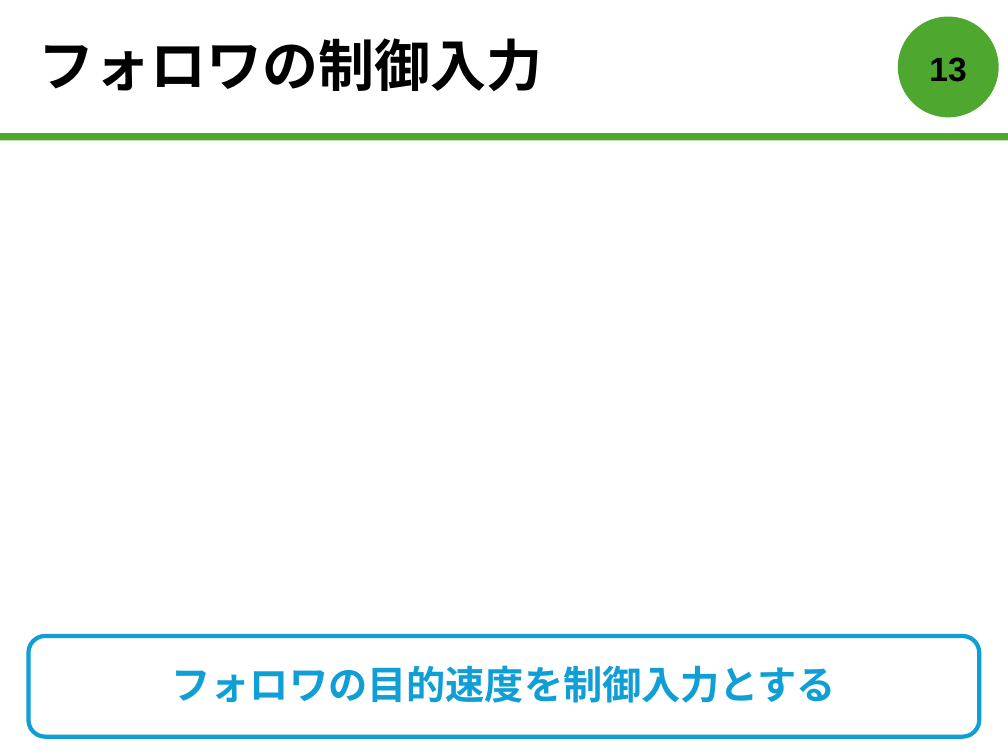
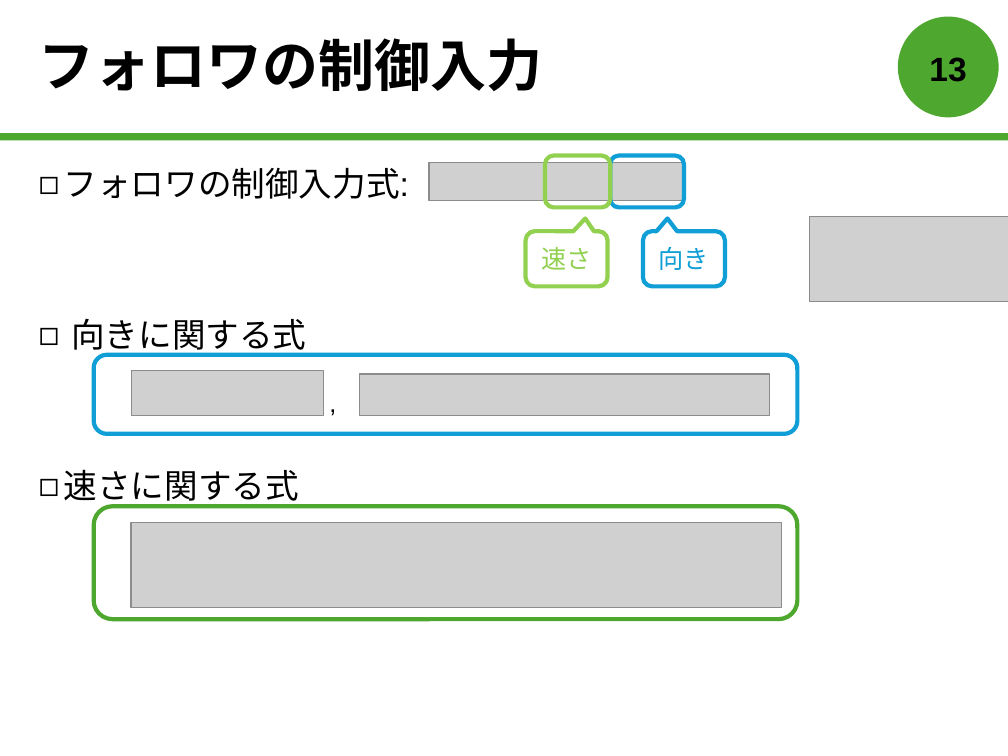
Before and after one commit to forest-book/MatlabLOSFormation, a slide deck: slide 14 of 森本皓斗.pptx. Drawn at 1008x756 pixels with LibreOffice and Linux fonts; fonts in the diff are those of the drawing; grey boxes stand for pictures. Boxes give left, top, right and bottom in pixels: in the first picture for what was removed or moved away, otherwise in the second. Text is boxed around its words. In the diff, an @@ line names an element or a change of style, - is before the commit and + after.

```diff
--- a/森本皓斗.pptx
+++ b/森本皓斗.pptx
@@ text "フォロワの制御入力式:" at box(64, 168, 409, 507): vertical alignment middle to top @@
@@ text at box(64, 168, 409, 507): text changed; size 28 to 24 pt; text colour #0F9ED5 to #000000; bold off @@
-フォロワの目的速度を制御入力とする
+◻ フォロワの制御入力式:
+◻ 向きに関する式
+◻ 速さに関する式
@@ picture added at box(429, 162, 684, 200) @@
@@ rounded rectangle added at box(545, 155, 611, 207), outline #92D050 3 pt @@
@@ rounded rectangle added at box(610, 155, 683, 207), outline #0F9ED5 3 pt @@
@@ rounded speech box added at box(525, 231, 607, 286), outline #92D050 3 pt, 18 pt, text #92D050 @@
+速さ
@@ rounded speech box added at box(643, 231, 725, 286), outline #0F9ED5 3 pt, 18 pt, text #0F9ED5 @@
+向き
@@ picture added at box(809, 217, 1008, 301) @@
@@ rounded rectangle added at box(94, 355, 797, 433), outline #0F9ED5 3 pt @@
@@ picture added at box(131, 371, 324, 415) @@
@@ text added at box(320, 382, 360, 422), 18 pt, text #000000 @@
+,
@@ picture added at box(360, 374, 770, 415) @@
@@ rounded rectangle added at box(94, 506, 797, 619), outline #4EA72E 3 pt @@
@@ picture added at box(131, 522, 781, 607) @@
@@ rounded rectangle removed at box(28, 636, 979, 737) @@
```
Also in this commit, not shown: 1 other slide changed.
